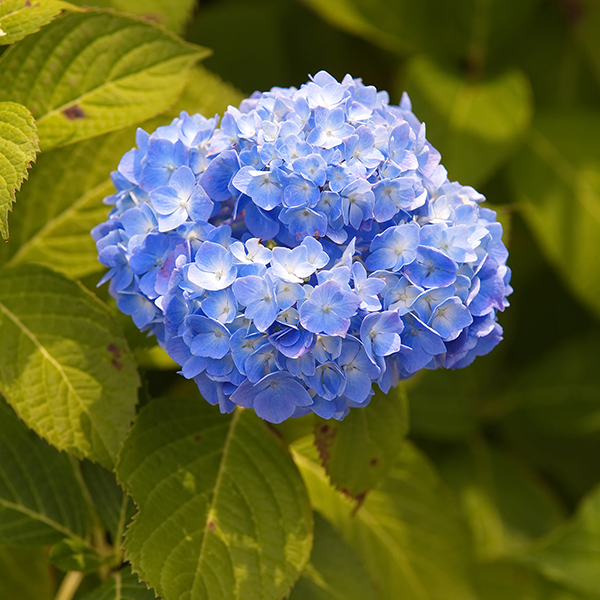
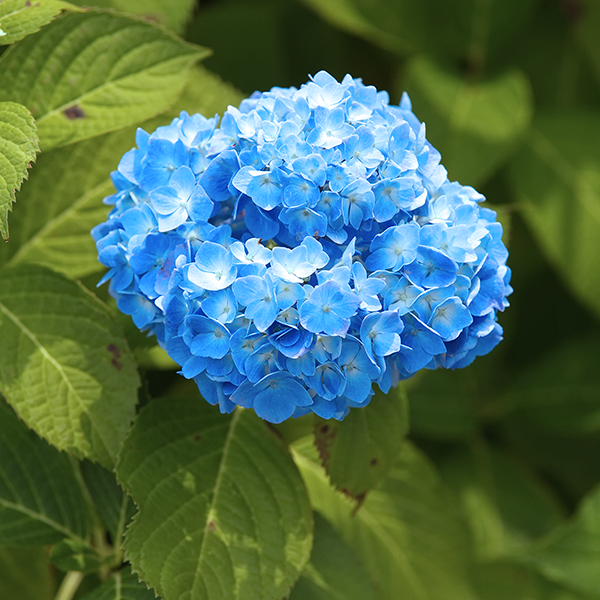
Before/after of a w=600, h=600 layered artwork. What changed in the layer stack:
added layer "Background" over bbox(0, 0, 600, 600)
